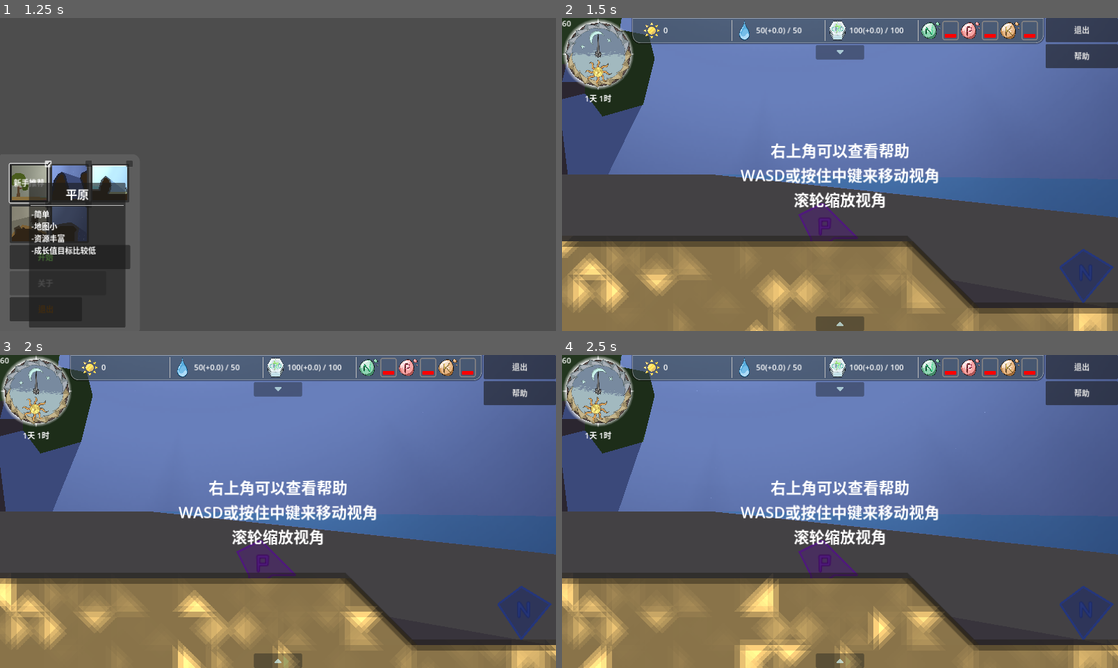
Above: before the commit, frames 1-4 (two rows, left to right).
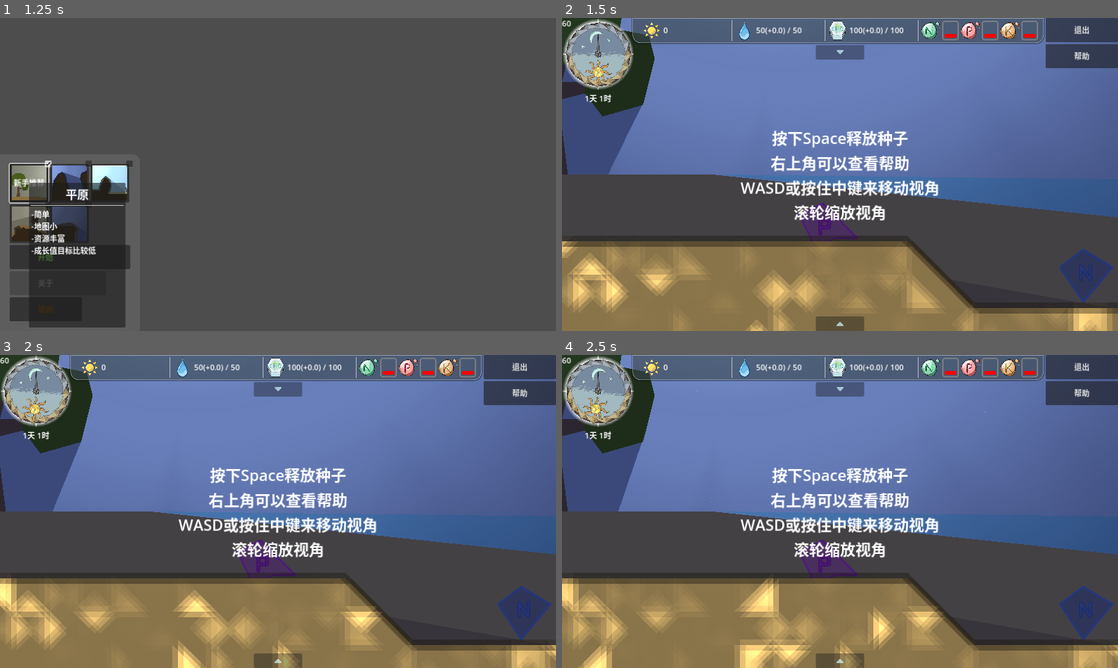
Above: after the commit, the same moments.

Repository: DeanNevan/RootsOfLife
Game: Godot game, scene res://src/main/MainMenu/MainMenu.tscn
Two runs of this game, one before a commit and one after it. Both use one fixed random seed, a clock stepped at 60 frames per second and the inputs below. The engine's default icon, where the game draws it, is replaced by a stand-in: a white triangle on a blue panel in a dark square.
Inputs (mouse positions are in pixels of both pictures, inside the frame that each line leads up to):
- Up to frame 1 (1.25 s): click (27, 183) at 0.52 s
- Up to frame 2 (1.5 s): click "开始" at 1.25 s
- Up to frame 3 (2 s): no input
- Up to frame 4 (2.5 s): tap Enter at 2 s; drag from (840, 511) to (634, 592) at 2.02 s

Frame 1 is identical in both runs. In frame 2, 4.8% of the frame differs, in the area x 32-68%, y 36-65%; in frame 3, 4.8%; in frame 4, 4.8%.

Commit message:
Update MainGame.gd

Diff:
--- a/src/main/MainGame/MainGame.gd
+++ b/src/main/MainGame/MainGame.gd
@@ -50,12 +50,13 @@
 	_MainCamera.limit_top = rect.position.y
 	_MainCamera.limit_bottom = rect.end.y
 
-	_LabelSeed.hide()
+	_LabelSeed.show()
 	_LabelTip.show()
 
 	await get_tree().create_timer(5).timeout
 
 	_LabelTip.hide()
+
 
 	pass # Replace with function body.
 
